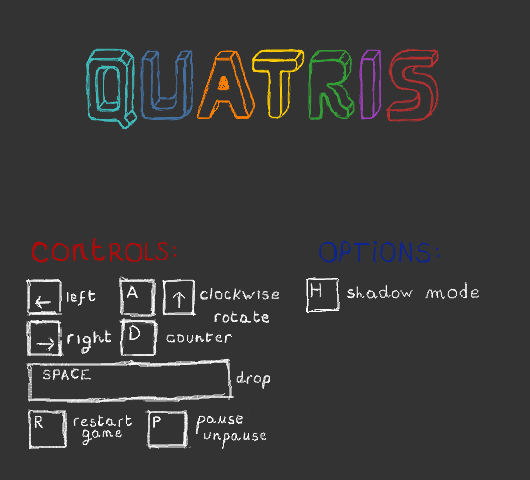
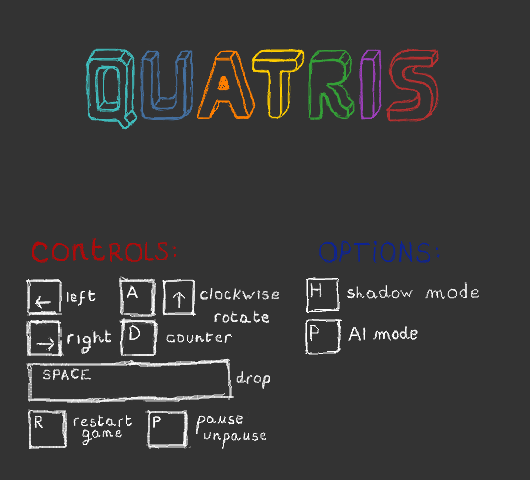
Layers edited between the first and the second 530 x 480 image:
painted on "actualoptions" over left=305, top=319, right=418, bottom=355
